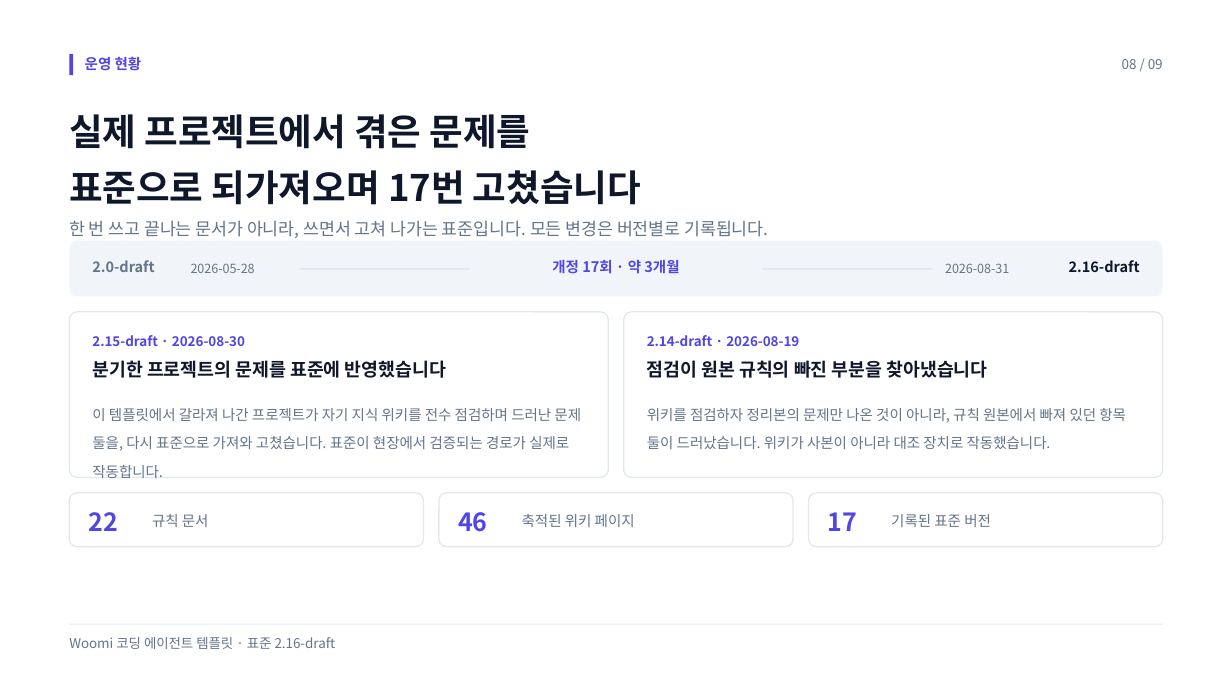
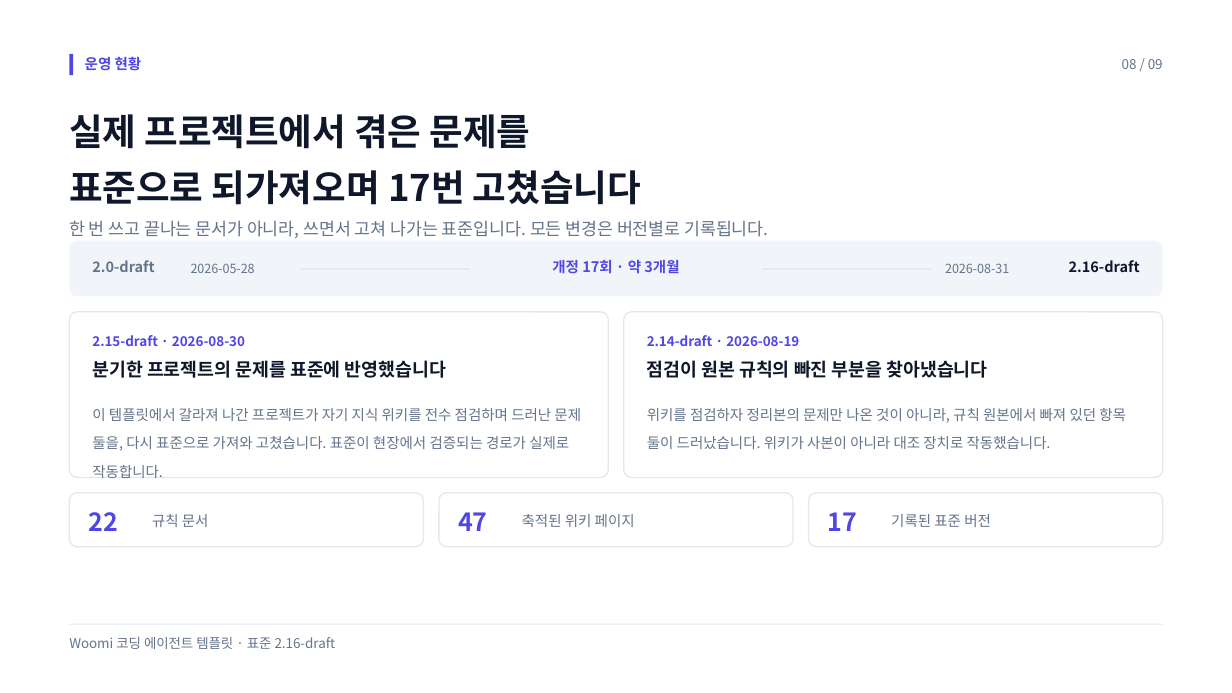
Before and after one commit to team-smartcon-tech/woomi-coding-agent-template, a slide deck: slide 8 of docs/exec-brief/woomi-agent-template-exec-brief.pptx. Drawn at 1232x693 pixels with LibreOffice and Linux fonts; fonts in the diff are those of the drawing. Boxes give left, top, right and bottom in pixels: in the first picture for what was removed or moved away, otherwise in the second. Text is boxed around its words. In the diff, an @@ line names an element or a change of style, - is before the commit and + after.

```diff
--- a/docs/exec-brief/woomi-agent-template-exec-brief.pptx
+++ b/docs/exec-brief/woomi-agent-template-exec-brief.pptx
@@ text at bbox=[458, 512, 488, 531]: text changed @@
-46
+47
```
Also in this commit, not shown: 1 other slide changed, 37 other files.
